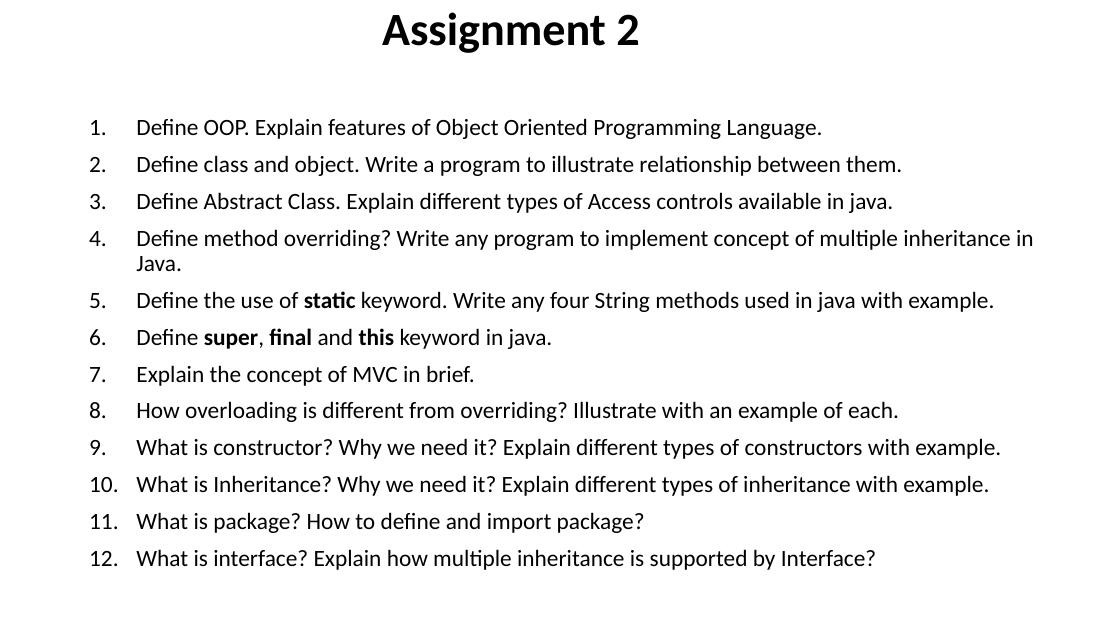
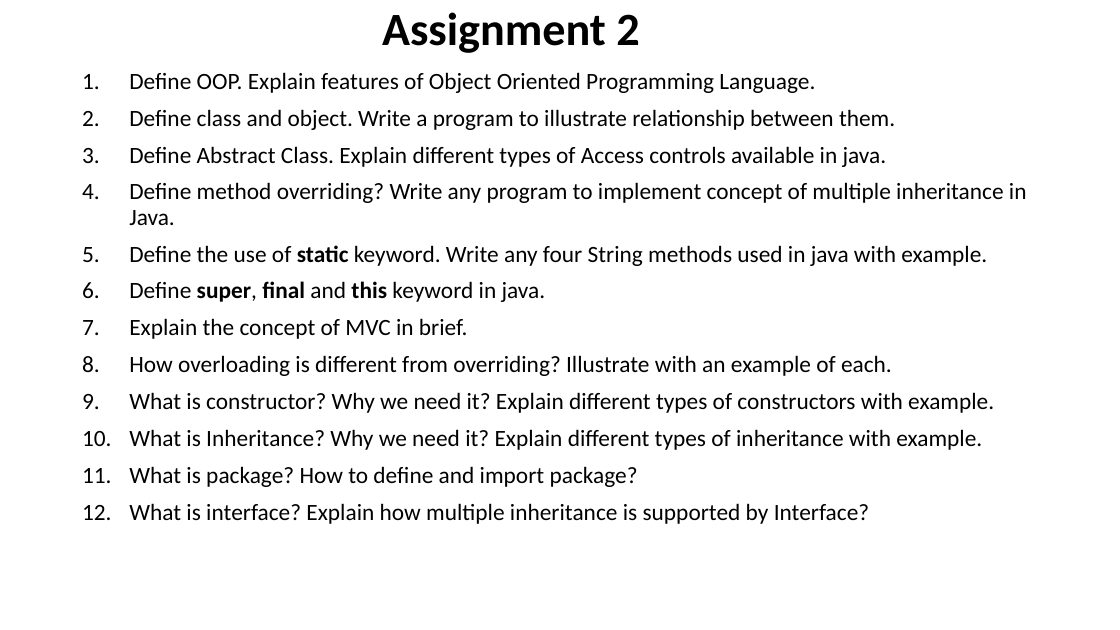
Before and after one commit to dipeshmahatto/java, a slide deck: slide 20 of Unit3and4_oop_Java.pptx. Drawn at 1120x630 pixels with LibreOffice and Linux fonts; fonts in the diff are those of the drawing. Boxes give left, top, right and bottom in pixels: in the first picture for what was removed or moved away, otherwise in the second. Text is boxed around its words. In the diff, an @@ line names an element or a change of style, - is before the commit and + after.

Commit message:
Day_21 String conversion

```diff
--- a/Unit3and4_oop_Java.pptx
+++ b/Unit3and4_oop_Java.pptx
@@ text "Define OOP. Explain features of ...": place and size @@
-text "Define OOP. Explain features of ..." at bbox=[136, 118, 1034, 570]
+text "Define OOP. Explain features of ..." at bbox=[129, 72, 1027, 524]
```
Also in this commit, not shown: 10 other files.
